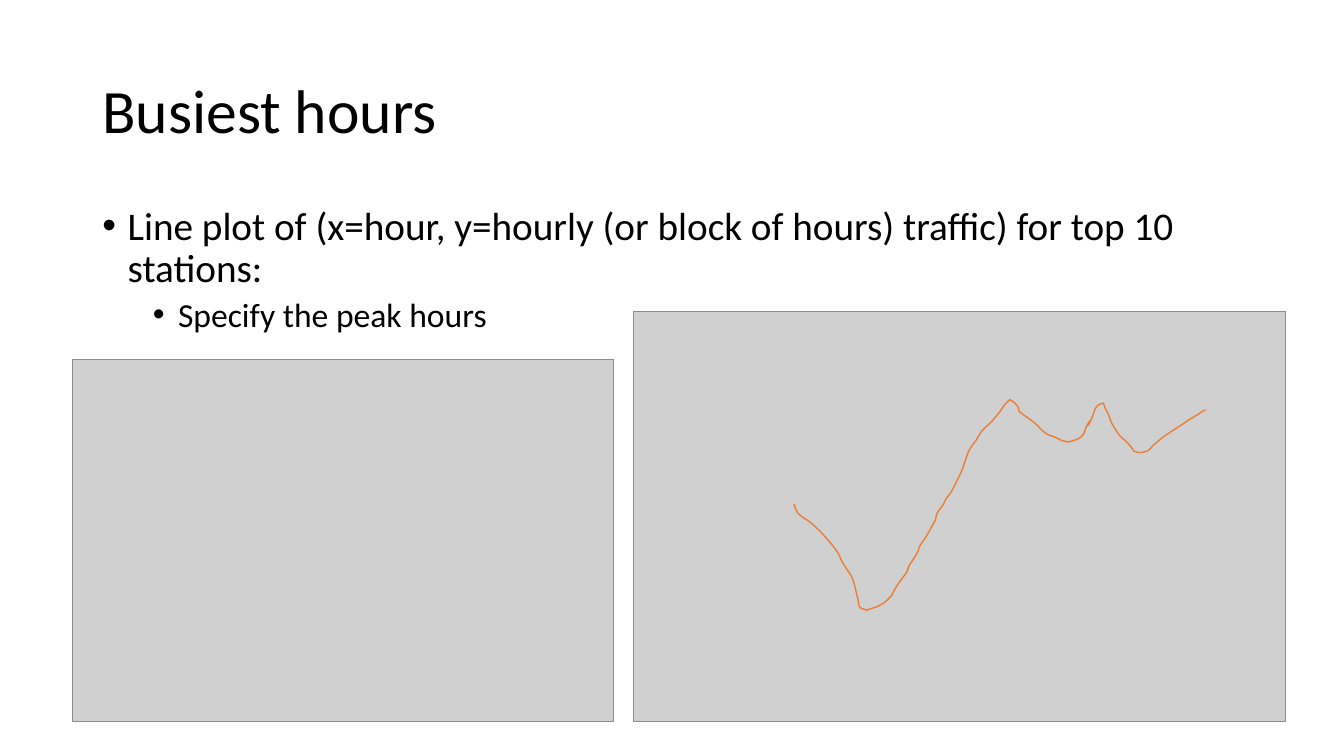
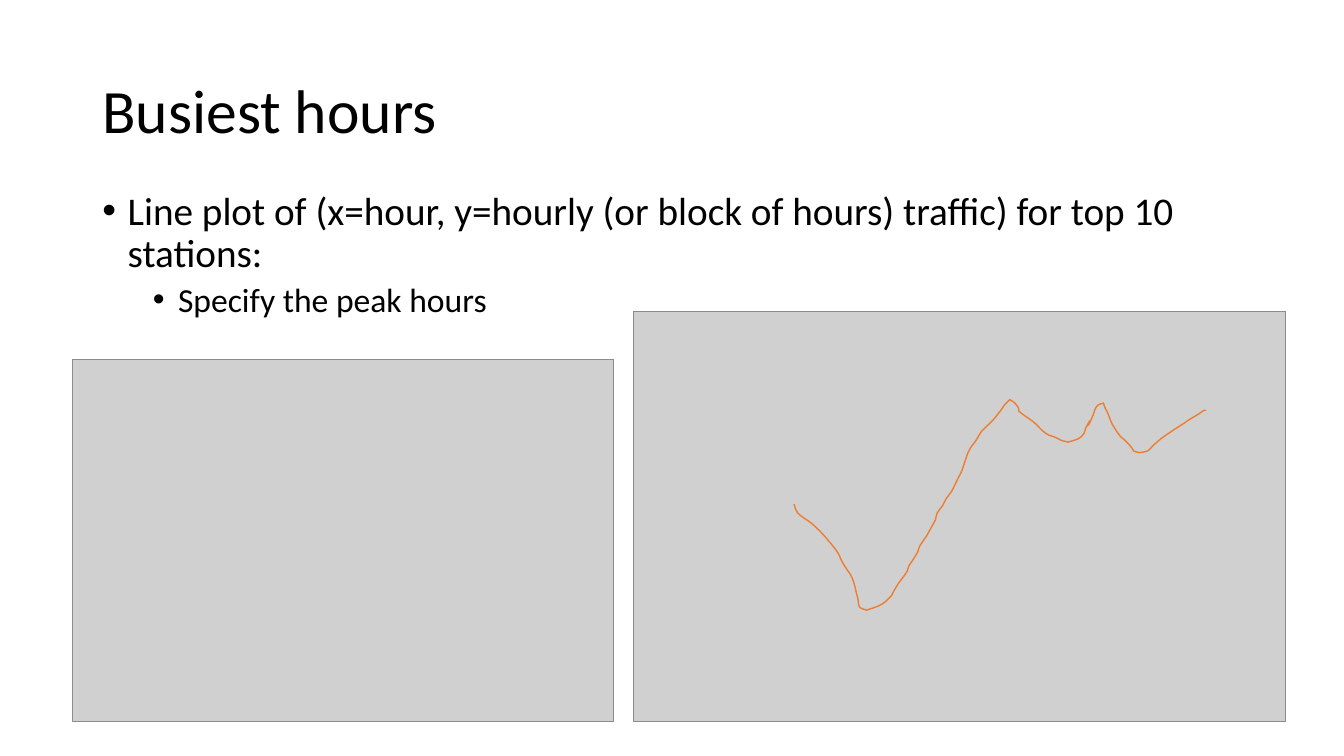
Before and after one commit to abarela13/onl_ds5_project_1, a slide deck: slide 7 of project_1.pptx (slide 6 before the commit). Drawn at 1344x756 pixels with LibreOffice and Linux fonts; fonts in the diff are those of the drawing; grey boxes stand for pictures. Boxes give left, top, right and bottom in pixels: in the first picture for what was removed or moved away, otherwise in the second. Text is boxed around its words. In the diff, an @@ line names an element or a change of style, - is before the commit and + after.

```diff
--- a/project_1.pptx
+++ b/project_1.pptx
@@ text "Line plot of (x=hour, y=hourly ...": place and size @@
-text "Line plot of (x=hour, y=hourly ..." at (128,211,1174,333)
+text "Line plot of (x=hour, y=hourly ..." at (128,196,1174,318)
```
Also in this commit, not shown: 2 other slides changed, 1 slide added.
